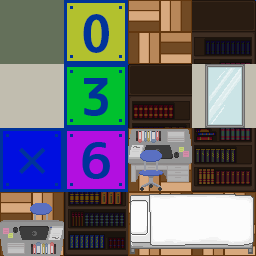
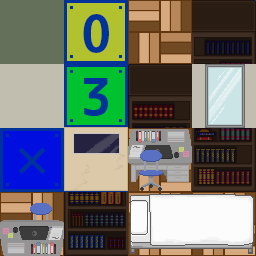
The second 256px x 256px image is a revision of the first. Changes to its layers:
added layer "ドア？" above "本棚左上" over [64, 127, 128, 191]
